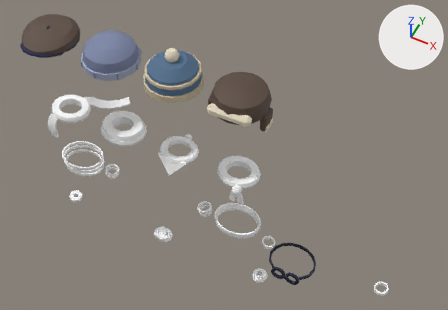
One commit to the FBX model assets/fbx/Rookie_Outfits.fbx: the scene before it, then after it.
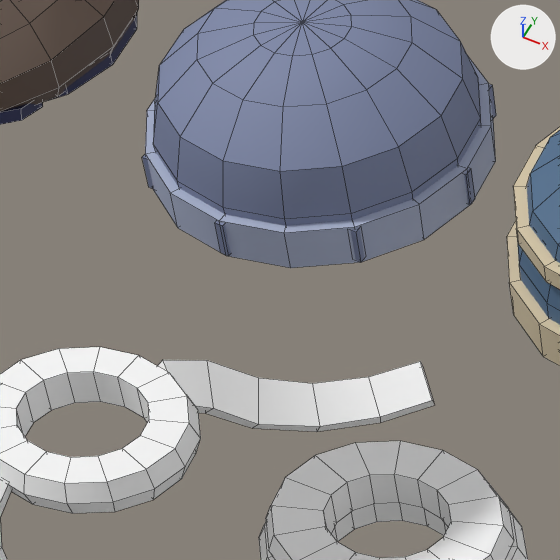
The first picture shows the older version from a 50 mm camera at (10.16, -13.98, 18.6) aimed at (2.69, 0.96, -0.08). The close-ups show the older and then the newer version on the part from 13% to 34% of the width and 11% to 42% of the height of that picture. Only the edits that show in the close-ups are written down. The lights are fixed; the arrows at upper right show +X, +Y and +Z. The close-ups show mesh edges as thin lines. Vertices at exactly the same position are counted once.

The older version as bpy lines, for what is in view:
```python
me_rookie_cap_flat = bpy.data.meshes.new('Rookie_Cap_Flat')
me_rookie_cap_flat.from_pydata(...)  # 174 vertices, 199 faces; spans x -1.06..1.06, y -1.34..1.01, z -0.14..0.54
me_rookie_cap_flat.materials.append(mat_eh_kitatlas)  # picture img_eh_palette_bank_png
me_rookie_scarf_chunky = bpy.data.meshes.new('Rookie_Scarf_Chunky')
me_rookie_scarf_chunky.from_pydata(...)  # 160 vertices, 160 faces; spans x -0.98..0.98, y -0.84..0.84, z -0.14..0.34
me_rookie_scarf_chunky.materials.append(mat_eh_kitatlas)  # picture img_eh_palette_bank_png
me_rookie_scarf_long = bpy.data.meshes.new('Rookie_Scarf_Long')
me_rookie_scarf_long.from_pydata(...)  # 144 vertices, 134 faces; spans x -0.86..1.62, y -0.95..2.19, z -0.96..0.2
me_rookie_scarf_long.materials.append(mat_eh_kitatlas)  # picture img_eh_palette_bank_png
ob_rookie_cap_flat = bpy.data.objects.new('Rookie_Cap_Flat', me_rookie_cap_flat)
ob_rookie_cap_flat.location = (-4.0, 0.0, 4.2)
ob_rookie_scarf_chunky = bpy.data.objects.new('Rookie_Scarf_Chunky', me_rookie_scarf_chunky)
ob_rookie_scarf_chunky.location = (-1.4, 0.0, 0.4)
ob_rookie_scarf_long = bpy.data.objects.new('Rookie_Scarf_Long', me_rookie_scarf_long)
ob_rookie_scarf_long.location = (-4.0, 0.0, 0.4)
# also in view: 'Rookie_Cap_Beanie' at (-1.4, 0.0, 4.47); 'Rookie_Cap_Bobble' at (1.2, 0.0, 4.7)
```
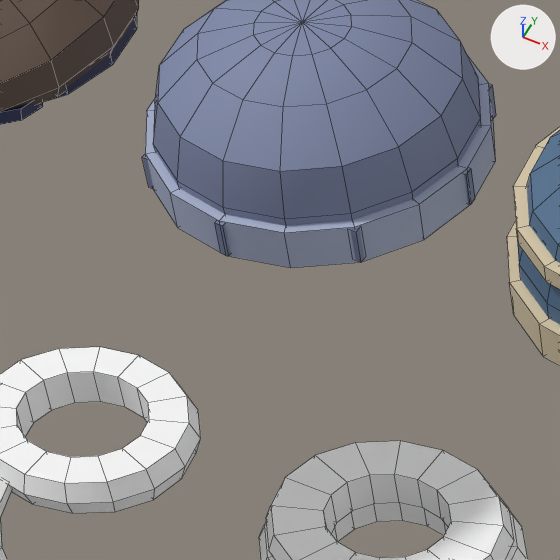
Pixel boxes (x1, y1, x2, y2) of what changed, in the close-ups (560 x 560 px):
'Rookie_Scarf_Long', reshaped: before (0, 347, 434, 560); after (0, 347, 201, 560)
part 1 of me_rookie_scarf_long, deleted: before (158, 360, 434, 432)

The change, as a list of edits to the scene's bpy script:
```text
Change me_rookie_scarf_long:
    used by ob_rookie_scarf_long; location = (-4.0, 0.0, 0.4)
    remove me_rookie_scarf_long.from_pydata(...)  # 144 vertices, 134 faces; spans x -0.86..1.62, y -0.95..2.19, z -0.96..0.2
    add me_rookie_scarf_long.from_pydata(...)  # 120 vertices, 112 faces; spans x -0.86..0.86, y -0.95..0.74, z -0.96..0.2
    me_rookie_scarf_long part 1: the loose piece of 24 vertices spanning x 0.13..1.62, y 0.48..2.19, z -0.77..0.2 is deleted
```
